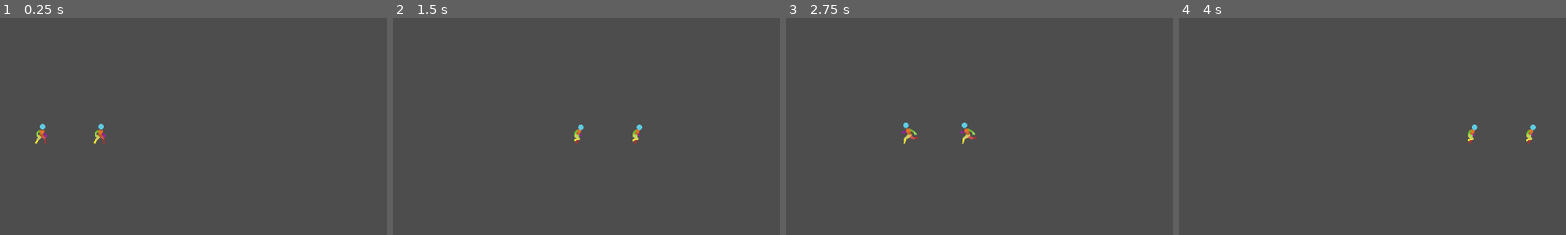
Above: before the commit, frames 1-4 (left to right).
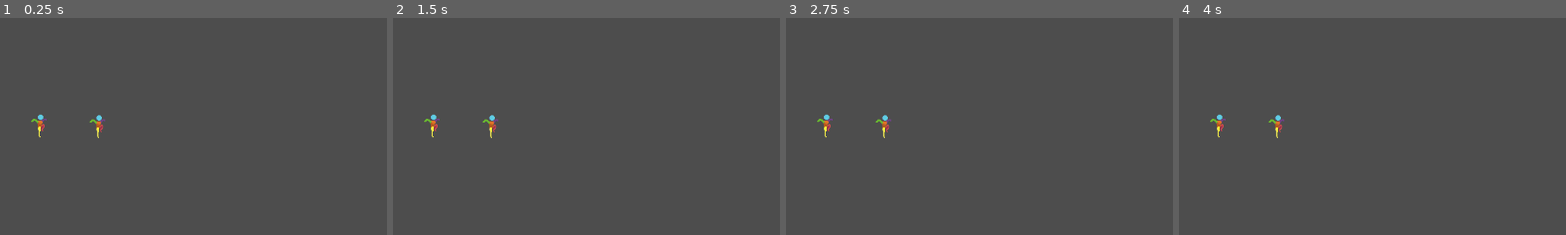
Above: after the commit, the same moments.

Repository: Super-Chess-Bros-Studios/Super-Chess-Bros
Game: Godot game, scene res://Scenes/testScene.tscn
Two runs of this game, one before a commit and one after it. Both use one fixed random seed, a clock stepped at 60 frames per second and the inputs below.
Inputs:
- Up to frame 1 (0.25 s): no input
- Up to frame 2 (1.5 s): tap Enter (ui_accept) at 0.5, 0.77 s; hold Right (right) from 0.53 s (still down)
- Up to frame 3 (2.75 s): tap Enter (ui_accept) at 1.52 s; release Right (right) at 2.03 s; hold Left (left) from 2.03 s (still down)
- Up to frame 4 (4 s): release Left (left) at 2.78 s; hold Right (right) from 2.78 s (still down); tap Enter (ui_accept) at 3.02, 3.77 s
The pictures show only the part of the screen within x 40-90%, y 21-71%; the shares and areas given below are measured in that part.

The runs differ from the first frame. In frame 1, 0.5% of the frame differs, in the area x 8-28%, y 44-59%; in frame 2, 0.5%; in frame 3, 0.6%, in the area x 8-50%, y 44-59%; in frame 4, 0.5%.

Commit message:
waits for controller to connect before assigning device id

Diff:
--- a/scripts/character_scripts/state_machine/state_machine.gd
+++ b/scripts/character_scripts/state_machine/state_machine.gd
@@ -14,26 +14,35 @@
 @export var initial_state : CharacterState
 
 
+func _ready():
+	# Delay initialization until joypad is ready
+	var devices = Input.get_connected_joypads()
+	print(devices)
+	print("Expected device_id: ", device_id)
+
+	# If the device is already connected and actions are ready
+	if MultiplayerInput.device_actions.has(device_id):
+		_init_device_input()
+	else:
+		# Wait until device connects and its actions are created
+		Input.joy_connection_changed.connect(_on_joy_connection_changed)
+
+
 #_ready is called when the node is first created automatically by Godot.
 #Essentially, it fills up the dictionary with each Character_State node under the
 #State Machine in the scene tree.
-func _ready():
-	var devices = Input.get_connected_joypads()
-	print(devices)
-
-
-	print(device_id)
+func _init_device_input():
 	input = DeviceInput.new(device_id)
 	var char_attributes_class = load("res://scripts/character_scripts/state_machine/states/character_attributes.gd")
 	var char_attributes = char_attributes_class.new()
+
 	for child in get_children():
 		if child is CharacterState:
-			#to_lower is a precaution, of course.
 			states[child.name.to_lower()] = child
-			child.char_attributes = char_attributes # points to this single instance of char_attributes.
+			child.char_attributes = char_attributes
 			child.input = input
 			child.Transitioned.connect(on_child_transitioned)
-	#Checks if there's an initial state set in the State Machine node.
+
 	if initial_state:
 		initial_state.char_attributes.cur_dir = DIRECTION.right
 		initial_state.Enter()
@@ -41,8 +50,6 @@
 		char_attributes.cur_dir = DIRECTION.right
 	else:
 		push_error("There's no initial state set!")
-		return
-
 #Updates the current state chosen by the state machine.
 #func _process(delta):
 	#if current_state:
@@ -70,3 +77,14 @@
 	new_state.Enter()
 
 	current_state = new_state
+
+
+func _on_joy_connection_changed(device: int, connected: bool):
+	if device == device_id and connected:
+		# Make sure actions are initialized
+		if MultiplayerInput.device_actions.has(device):
+			_init_device_input()
+		else:
+			await get_tree().create_timer(0.1).timeout  # Delay a bit, let MultiplayerInput catch up
+			if MultiplayerInput.device_actions.has(device):
+				_init_device_input()
